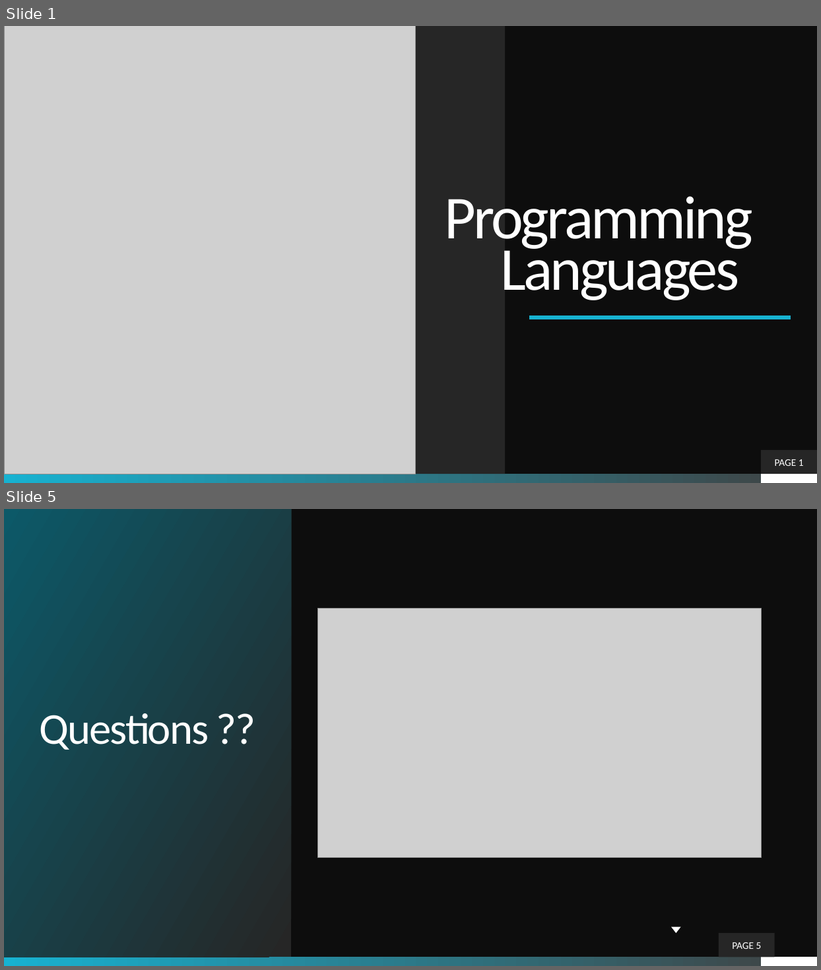
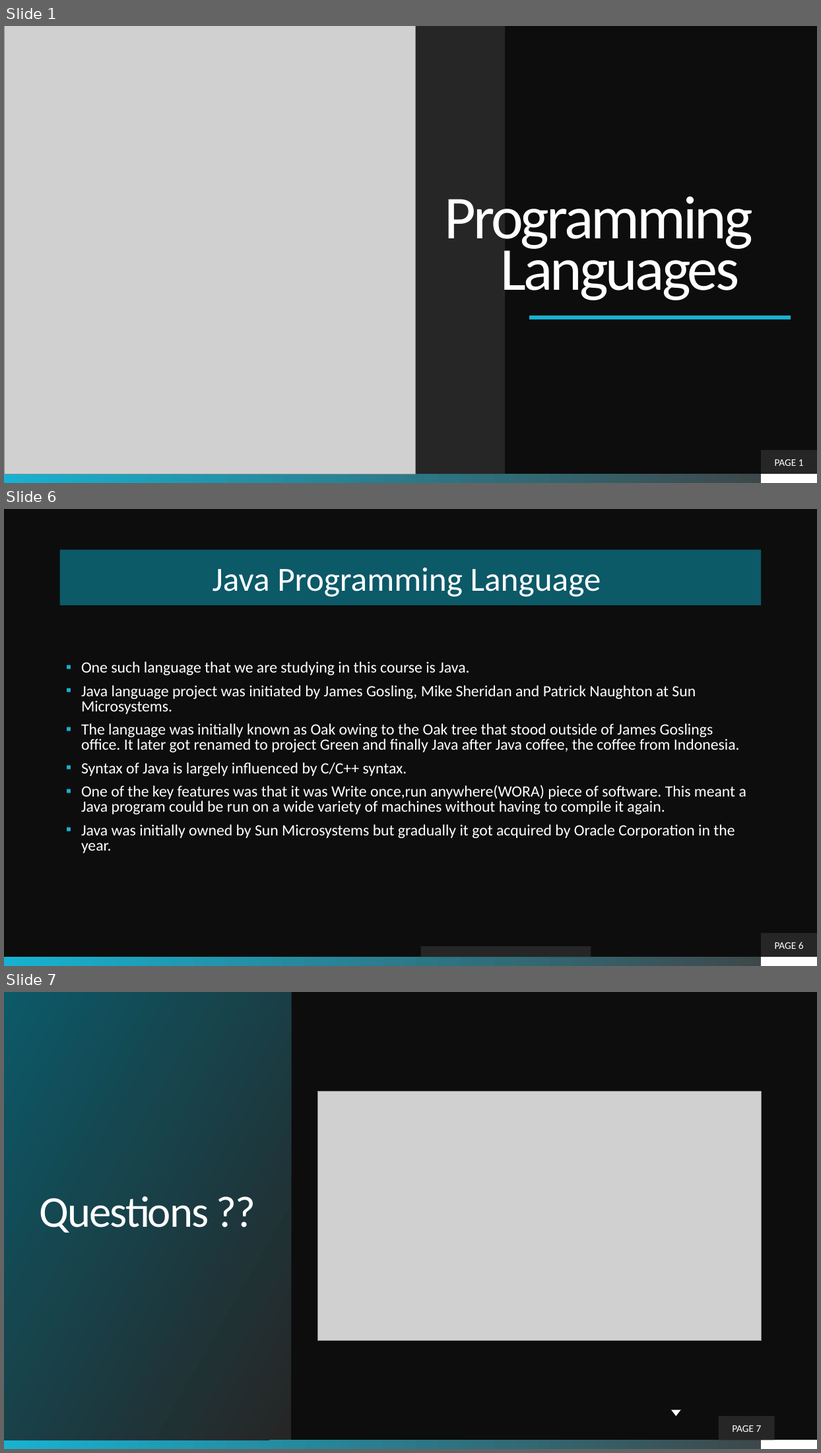
Before and after one commit to theLeonidas/Courses, a slide deck: courseMaterial/Objective-1-Java Language & Environment/1-Programming_Languages.pptx. Shown one above the other, each under a label of ours: slides 1 and 5 before the commit, slides 1, 6 and 7 after it; the slides between them are not shown. The pictures are 821x970 and 821x1453 pixels, drawn with LibreOffice and Linux fonts; fonts in the diff are those of the drawing; grey boxes stand for pictures; background and template pictures are left out. Boxes give left, top, right and bottom in pixels: in the first picture for what was removed or moved away, otherwise in the second. Text is boxed around its words. In the diff, an @@ line names an element or a change of style, - is before the commit and + after.

```diff
--- a/courseMaterial/Objective-1-Java Language & Environment/1-Programming_Languages.pptx
+++ b/courseMaterial/Objective-1-Java Language & Environment/1-Programming_Languages.pptx
@@ slide 6 added at (4, 509, 817, 966), background picture (left out); not listed: 2 template elements that a slide beside it also shows @@
@@ title added at (60, 550, 762, 605), fill #0C5968, 40 pt, text #FFFFFF @@
+Java Programming Language
@@ text added at (81, 661, 746, 854), 18.5 pt, text #FFFFFF @@
+▪ One such language that we are studying in this course is Java.
+▪ Java language project was initiated by James Gosling, Mike Sheridan and Patrick Naughton at Sun Microsystems.
+▪ The language was initially known as Oak owing to the Oak tree that stood outside of James Goslings office. It later got renamed to project Green and finally Java after Java coffee, the coffee from Indonesia.
+▪ Syntax of Java is largely influenced by C/C++ syntax.
+▪ One of the key features was that it was Write once,run anywhere(WORA) piece of software. This meant a Java program could be run on a wide variety of machines without having to compile it again.
+▪ Java was initially owned by Sun Microsystems but gradually it got acquired by Oracle Corporation in the year.
@@ page number added at (762, 933, 817, 957), fill #262626, 12 pt, text #FFFFFF @@
+PAGE 6
@@ rectangle added at (420, 947, 591, 957), fill #262626 @@
@@ what was slide 5 is now slide 7 @@
@@ page number at (732, 1426, 762, 1432): text changed @@
-PAGE 5
+PAGE 7
```
Also in this commit, not shown: 3 slides changed, 1 other slide added, 24 other files.
